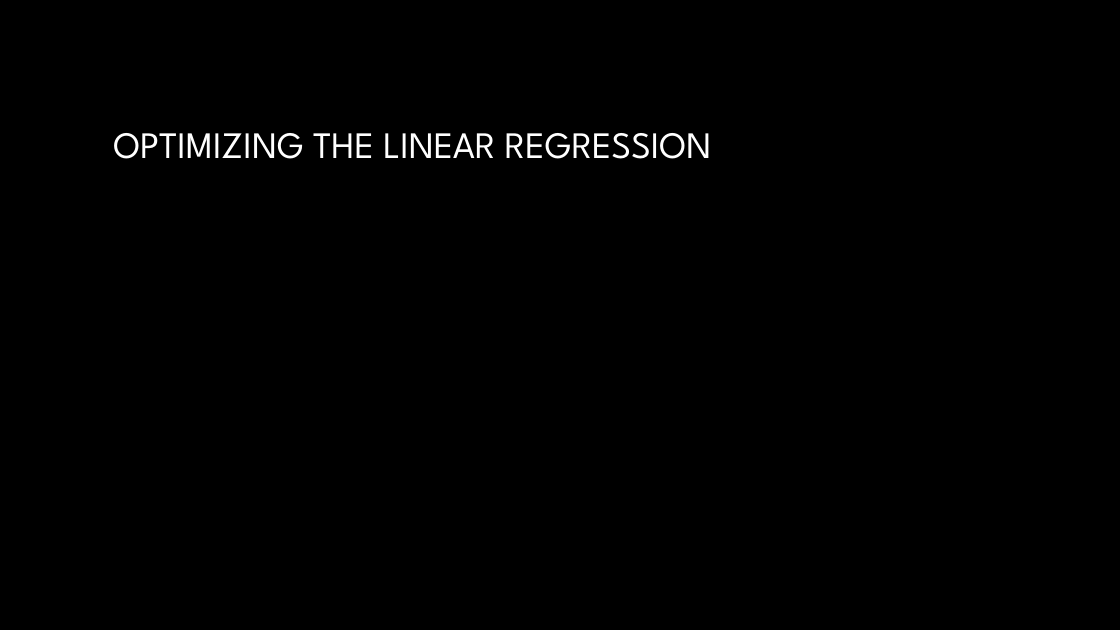
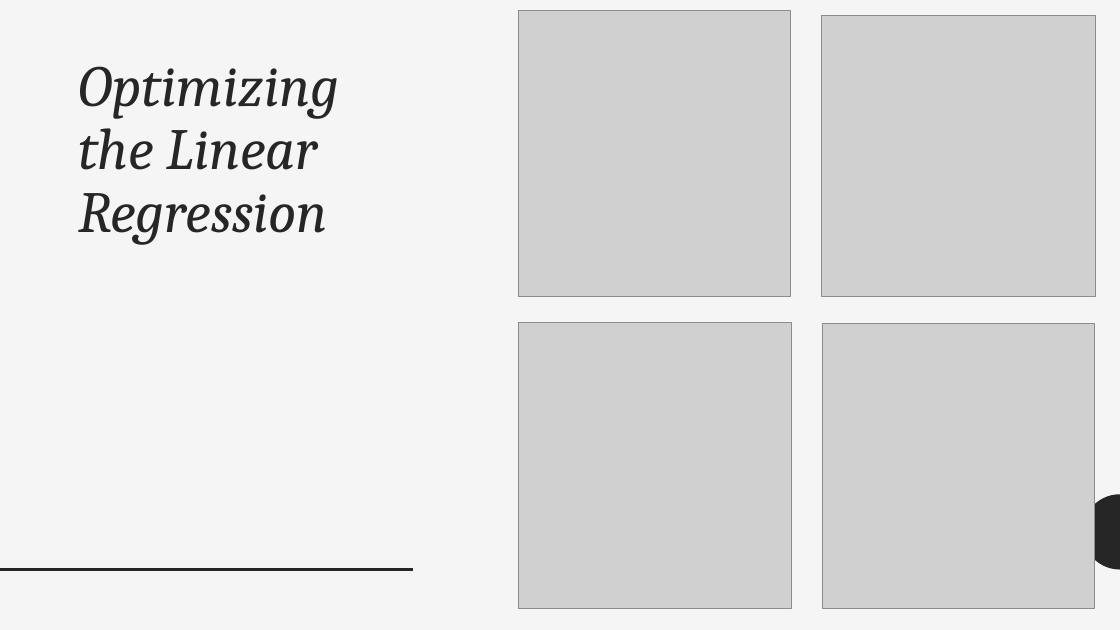
Before and after one commit to kpuryear/Puryear_Metis, a slide deck: slide 10 of Project2/Project2_Powerpoint.pptx (slide 7 before the commit). Drawn at 1120x630 pixels with LibreOffice and Linux fonts; fonts in the diff are those of the drawing; grey boxes stand for pictures; background and template pictures are left out. Boxes give left, top, right and bottom in pixels: in the first picture for what was removed or moved away, otherwise in the second. Text is boxed around its words. In the diff, an @@ line names an element or a change of style, - is before the commit and + after.

```diff
--- a/Project2/Project2_Powerpoint.pptx
+++ b/Project2/Project2_Powerpoint.pptx
@@ background picture (left out) to #F5F5F5 @@
@@ picture added at (518,11,791,297) @@
@@ picture added at (822,16,1096,297) @@
@@ title "Optimizing the Linear Regression" at (78,66,339,245): vertical alignment middle to top @@
@@ title at (78,66,339,245): text changed; size 32 to 50 pt; font League Spartan to Cambria; text colour gradient #FFFFFF to #A6A6A6 to #262626; italic on @@
-OPTIMIZING THE LINEAR REGRESSION
+Optimizing the Linear Regression
@@ picture added at (518,323,791,609) @@
@@ picture added at (823,323,1095,609) @@
@@ freeform shape added at (1083,494,1120,570), fill #262626 @@
@@ line added from (0, 570) to (413, 570), #262626 2 pt @@
```
Also in this commit, not shown: 8 other slides changed, 5 slides added, 5 other files.
